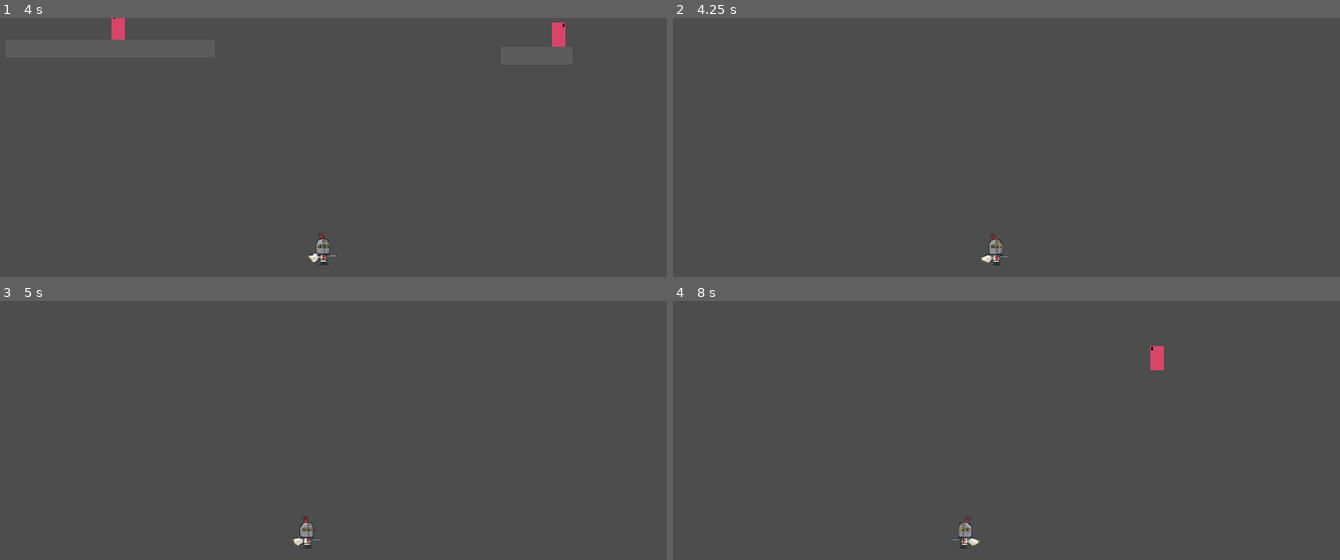
Above: before the commit, frames 1-4 (two rows, left to right).
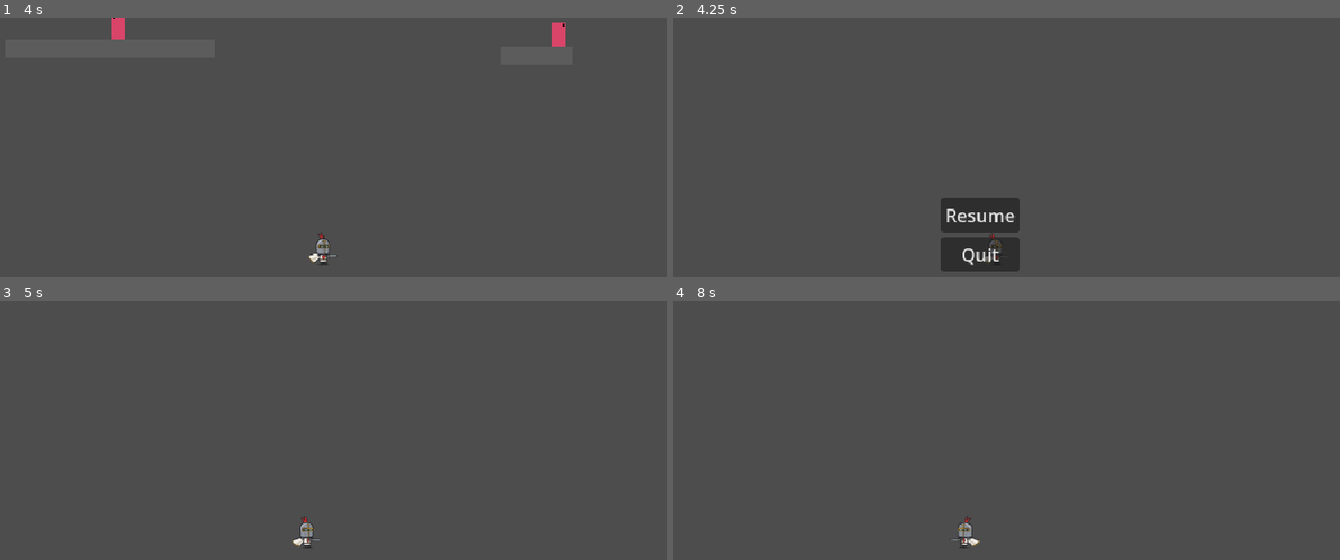
Above: after the commit, the same moments.

Repository: Jadelaawar42027/inferno-game-jam
Game: Godot game, scene res://scenes/levels/scene_1.tscn
Same seed, same stepped clock (60 frames per second), same inputs: the game is played once before the commit and once after it.
Inputs (mouse positions are in pixels of both pictures, inside the frame that each line leads up to):
- Up to frame 1 (4 s): move the mouse to (466, 199) at 0.52 s; hold D (move_right) 0.53-2.03 s; click (466, 199) at 0.6 s; tap Space (jump) at 0.77, 1.52, 3.02, 3.77 s; move the mouse to (166, 240) at 1.27 s; tap Shift (dash) at 1.35, 2.85 s; move the mouse to (380, 131) at 2.02 s; hold A (move_left) 2.03-2.78 s; click (380, 131) at 2.1 s; move the mouse to (outside the picture) at 2.77 s; hold D (move_right) from 2.78 s (still down); move the mouse to (outside the picture) at 3.52 s; click (outside the picture) at 3.6 s
- Up to frame 2 (4.25 s): keep holding D (move_right); tap Escape (pause) at 4.15 s
- Up to frame 3 (5 s): release D (move_right) at 4.25 s; click (306, 497) at 4.25 s, where only the run after the commit has a clickable "Resume"
- Up to frame 4 (8 s): tap Enter at 5, 6.5 s; move the mouse to (766, 443) at 5.02 s; hold A (move_left) 5.03-5.78 s; tap Shift (dash) at 5.1, 6.6 s; tap Space (jump) at 5.27, 5.75, 6.77, 7.25, 7.52 s; move the mouse to (1013, 503) at 5.77 s; hold D (move_right) 5.78-6.53 s; click (1013, 503) at 5.85 s; move the mouse to (873, 402) at 6.52 s; hold A (move_left) from 6.53 s (still down); move the mouse to (1139, 482) at 7.27 s; click (1139, 482) at 7.35 s

Frame 1 is identical in both runs. In frame 2, 3.0% of the frame differs, in the area x 40-53%, y 69-98%; in frame 3, less than 0.1%; in frame 4, 0.2%.

Commit message:
added pause menu

Diff:
--- a/scenes/levels/scene_1.tscn
+++ b/scenes/levels/scene_1.tscn
@@ -6,6 +6,7 @@
 [ext_resource type="PackedScene" uid="uid://wll4q5h4hwvl" path="res://scenes/enemies/enemyHeavy.tscn" id="4_mok1g"]
 [ext_resource type="PackedScene" uid="uid://0xkohbbfcjkg" path="res://scenes/enemies/enemy_flying.tscn" id="5_mok1g"]
 [ext_resource type="PackedScene" uid="uid://dl56uuruh758q" path="res://scenes/bosses/test_boss.tscn" id="6_c22k0"]
+[ext_resource type="PackedScene" uid="uid://cvj618ugsj3gy" path="res://scenes/ui/pauseMenu.tscn" id="7_0786d"]
 
 [node name="TestArea" type="Node2D" unique_id=1130552543]
 
@@ -47,3 +48,7 @@
 [node name="TestBoss" parent="." unique_id=805712653 instance=ExtResource("6_c22k0")]
 position = Vector2(192, -65)
 auto_start = true
+
+[node name="UI" type="CanvasLayer" parent="." unique_id=1064284943]
+
+[node name="PauseMenu" parent="UI" unique_id=578825807 instance=ExtResource("7_0786d")]
--- /dev/null
+++ b/scenes/ui/pauseMenu.tscn
@@ -0,0 +1,46 @@
+[gd_scene format=3 uid="uid://cvj618ugsj3gy"]
+
+[ext_resource type="Script" uid="uid://bbf3pba5mermm" path="res://scripts/ui/pauseMenu.gd" id="1_unqsy"]
+
+[node name="PauseMenu" type="Control" unique_id=578825807]
+process_mode = 3
+visible = false
+layout_mode = 3
+anchors_preset = 15
+anchor_right = 1.0
+anchor_bottom = 1.0
+grow_horizontal = 2
+grow_vertical = 2
+script = ExtResource("1_unqsy")
+
+[node name="CenterContainer" type="CenterContainer" parent="." unique_id=631289558]
+layout_mode = 1
+anchors_preset = 15
+anchor_right = 1.0
+anchor_bottom = 1.0
+grow_horizontal = 2
+grow_vertical = 2
+
+[node name="VBoxContainer" type="VBoxContainer" parent="CenterContainer" unique_id=767766912]
+layout_mode = 2
+
+[node name="Label" type="Label" parent="CenterContainer/VBoxContainer" unique_id=524354403]
+layout_mode = 2
+
+[node name="Resume" type="Button" parent="CenterContainer/VBoxContainer" unique_id=2382526]
+layout_mode = 2
+text = "Resume"
+
+[node name="Quit" type="Button" parent="CenterContainer/VBoxContainer" unique_id=2002822521]
+layout_mode = 2
+text = "Quit"
+
+[node name="QuitConfirm" type="ConfirmationDialog" parent="." unique_id=1609563522]
+title = ""
+ok_button_text = "Yes"
+dialog_text = "Dooming yourself that easily?"
+cancel_button_text = "No"
+
+[connection signal="pressed" from="CenterContainer/VBoxContainer/Resume" to="." method="_on_resume_pressed"]
+[connection signal="pressed" from="CenterContainer/VBoxContainer/Quit" to="." method="_on_quit_pressed"]
+[connection signal="confirmed" from="QuitConfirm" to="." method="_on_quit_confirm_confirmed"]
--- /dev/null
+++ b/scenes/ui/quitConfirmationMenu.tscn
@@ -0,0 +1,49 @@
+[gd_scene format=3 uid="uid://fifq5caug42s"]
+
+[sub_resource type="GDScript" id="GDScript_1jbj4"]
+script/source = "extends Control
+
+
+func _on_quit_pressed() -> void:
+	pass # Replace with function body.
+
+
+func _on_resume_pause_pressed() -> void:
+	pass # Replace with function body.
+"
+
+[node name="QuitConfirmationMenu" type="Control" unique_id=281140082]
+process_mode = 3
+layout_mode = 3
+anchors_preset = 15
+anchor_right = 1.0
+anchor_bottom = 1.0
+grow_horizontal = 2
+grow_vertical = 2
+script = SubResource("GDScript_1jbj4")
+
+[node name="CenterContainer" type="CenterContainer" parent="." unique_id=924257733]
+layout_mode = 0
+offset_right = 40.0
+offset_bottom = 40.0
+
+[node name="VBoxContainer" type="VBoxContainer" parent="CenterContainer" unique_id=658575700]
+layout_mode = 2
+
+[node name="Label" type="Label" parent="CenterContainer/VBoxContainer" unique_id=1323494314]
+layout_mode = 2
+text = "Dooming yourself that easily?"
+
+[node name="HBoxContainer" type="HBoxContainer" parent="CenterContainer/VBoxContainer" unique_id=777411324]
+layout_mode = 2
+
+[node name="Quit" type="Button" parent="CenterContainer/VBoxContainer/HBoxContainer" unique_id=671694588]
+layout_mode = 2
+text = "Yes"
+
+[node name="ResumePause" type="Button" parent="CenterContainer/VBoxContainer/HBoxContainer" unique_id=1917036925]
+layout_mode = 2
+text = "No"
+
+[connection signal="pressed" from="CenterContainer/VBoxContainer/HBoxContainer/Quit" to="." method="_on_quit_pressed"]
+[connection signal="pressed" from="CenterContainer/VBoxContainer/HBoxContainer/ResumePause" to="." method="_on_resume_pause_pressed"]
--- /dev/null
+++ b/scripts/ui/pauseMenu.gd
@@ -0,0 +1,24 @@
+extends Control
+
+
+func _unhandled_input(event):
+	if  event.is_action_pressed("pause"):
+		print("pause game")
+		get_tree().paused = true
+		get_viewport().set_input_as_handled() #Sets the input as handled
+		visible = true
+func _on_resume_pressed() -> void:
+	print("resume game")
+	get_tree().paused = false
+	visible = false
+
+
+func _on_quit_pressed() -> void:
+	print("quit game")
+	$QuitConfirm.popup_centered()
+
+
+
+func _on_quit_confirm_confirmed() -> void:
+	get_tree().paused = false
+	get_tree().quit()
Not shown, added: scripts/ui/pauseMenu.gd.uid
